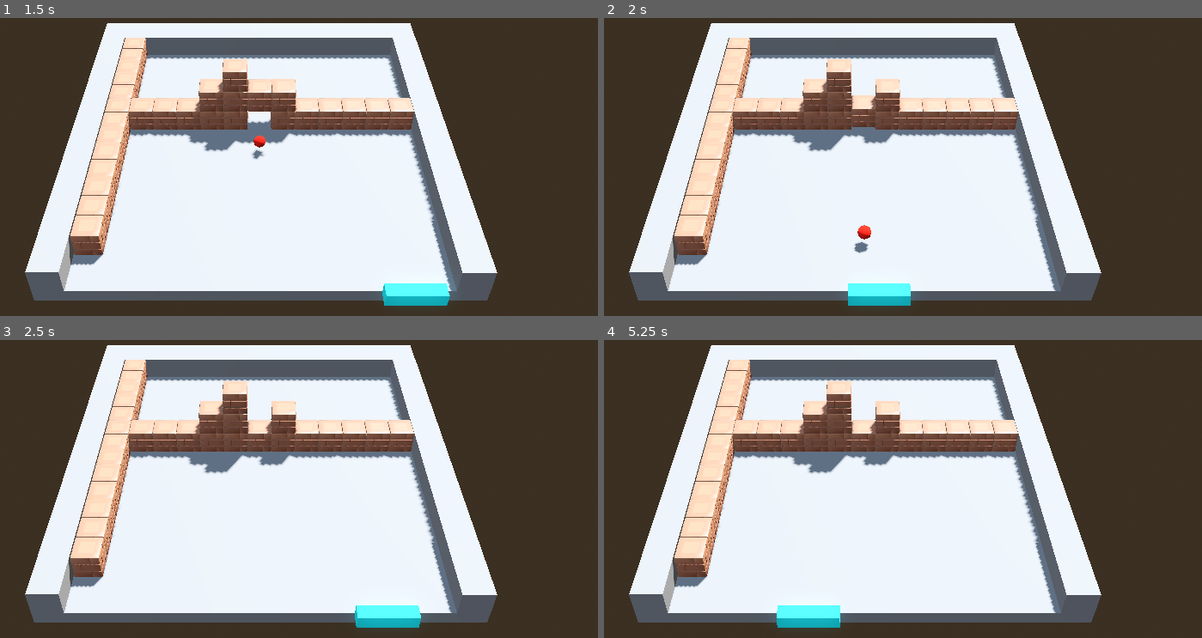
Above: before the commit, frames 1-4 (two rows, left to right).
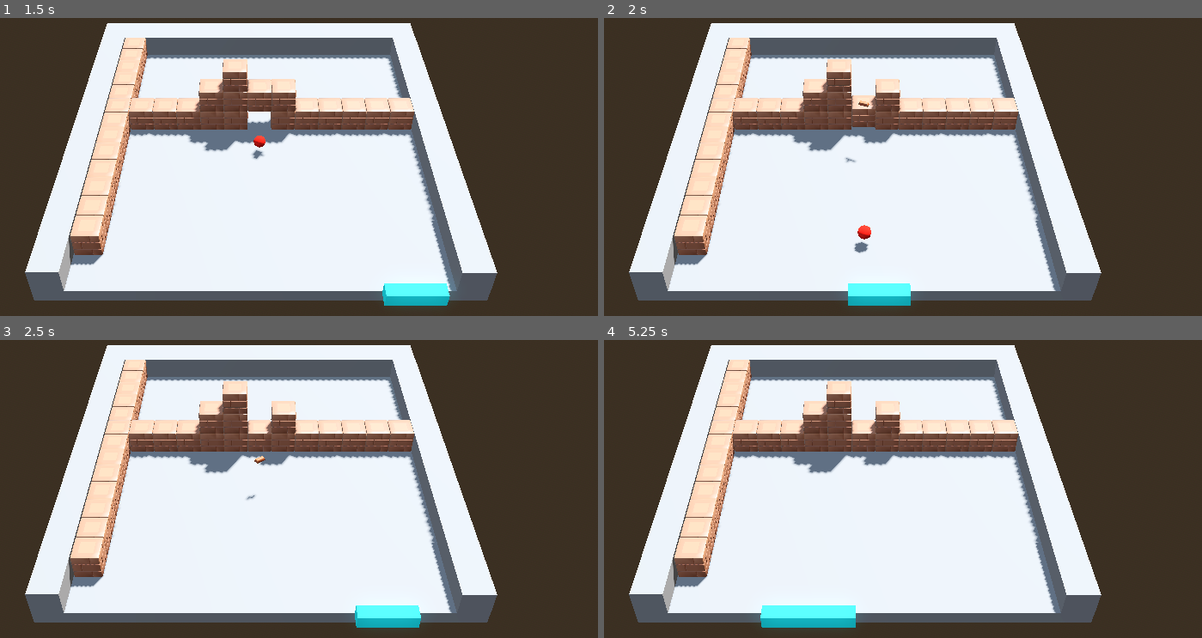
Above: after the commit, the same moments.

Repository: marrqqss/VJ-3D-Game
Game: Godot game, scene res://scenes/main.tscn
Two runs of this game, one before a commit and one after it. Both use one fixed random seed, a clock stepped at 60 frames per second and the inputs below.
Inputs:
- Up to frame 1 (1.5 s): tap Enter (ui_accept) at 0.5, 0.77 s; hold Right (ui_right) 0.53-1.28 s; hold Left (ui_left) from 1.28 s (still down)
- Up to frame 2 (2 s): keep holding Left (ui_left); tap Enter (ui_accept) at 1.52 s
- Up to frame 3 (2.5 s): release Left (ui_left) at 2.03 s; hold Right (ui_right) from 2.03 s (still down)
- Up to frame 4 (5.25 s): tap Enter (ui_accept) at 3.02, 3.77, 4.52 s; release Right (ui_right) at 3.53 s; hold Left (ui_left) from 3.53 s (still down)

Frame 1 is identical in both runs. In frame 2, less than 0.1% of the frame differs, in the area x 40-45%, y 27-49%; in frame 3, less than 0.1%; in frame 4, 0.4%, in the area x 26-43%, y 89-97%.

Commit message:
add powerUp extend paddle

Diff:
--- /dev/null
+++ b/power_up.gd
@@ -0,0 +1,35 @@
+extends Area3D
+
+@export var fall_speed: float = 5.0
+@export var rotation_speed: float = 2.0
+@export var powerup_type: String = "expand_paddle"
+
+func _ready() -> void:
+	add_to_group("powerups")
+	body_entered.connect(Callable(self, "_on_body_entered"))
+
+func _process(delta: float) -> void:
+	# Mover hacia la paleta en Z positivo (ajusta según tu escena)
+	global_transform.origin.z += fall_speed * delta
+
+	# Rotación para efecto visual
+	rotate_y(rotation_speed * delta)
+
+	# Eliminar si cae fuera del área
+	if global_transform.origin.z > 10.0:
+		queue_free()
+
+func _on_body_entered(body: Node) -> void:
+	if body.is_in_group("Player"):
+		apply_powerup(body)
+		queue_free()
+
+func apply_powerup(player: Node) -> void:
+	# Implementa el efecto según el tipo
+	match powerup_type:
+		"expand_paddle":
+			player.scale.x = 1.5
+			# Opcional: temporizador para revertir
+			var timer = get_tree().create_timer(10.0)
+			timer.timeout.connect(func(): player.scale.x = 1.0)
+		# Añade más tipos según necesites
--- /dev/null
+++ b/scenes/power_up.tscn
@@ -0,0 +1,16 @@
+[gd_scene load_steps=4 format=3 uid="uid://bse80xgopkujb"]
+
+[ext_resource type="Script" uid="uid://o8vgsjlgsiow" path="res://scripts/power_up.gd" id="1_ig136"]
+[ext_resource type="PackedScene" uid="uid://l174auflss4l" path="res://assets/resource/Copper_Bar.gltf" id="2_6iuya"]
+
+[sub_resource type="BoxShape3D" id="BoxShape3D_uk6or"]
+size = Vector3(0.414837, 0.255554, 0.811432)
+
+[node name="powerUp" type="Area3D"]
+script = ExtResource("1_ig136")
+
+[node name="CollisionShape3D" type="CollisionShape3D" parent="."]
+transform = Transform3D(1, 0, 0, 0, 1, 0, 0, 0, 1, -0.000810623, 0.124298, -0.00184631)
+shape = SubResource("BoxShape3D_uk6or")
+
+[node name="Copper_Bar2" parent="." instance=ExtResource("2_6iuya")]
--- a/scripts/block.gd
+++ b/scripts/block.gd
@@ -1,13 +1,11 @@
 extends RigidBody3D
 
 @onready var detector := $HitDetector
+@export var powerup_chance: float = 0.3 # 30% de probabilidad de spawneo
 
 func _ready() -> void:
 	add_to_group("blocks")
-
 	gravity_scale = 1
-
-	# Connect the Area3D signal
 	detector.body_entered.connect(Callable(self, "_on_body_entered"))
 
 func _on_body_entered(body: Node) -> void:
@@ -15,6 +13,20 @@
 		return
 
 	print("ball")
+	var my_pos: Vector3 = global_transform.origin
 
-	var my_pos: Vector3 = global_transform.origin
+	# Añade probabilidad de generar power-up
+	if randf() < powerup_chance:
+		spawn_powerup(my_pos)
+
 	queue_free()
+
+func spawn_powerup(pos: Vector3) -> void:
+	var powerup_scene = load("res://scenes/power_up.tscn")
+	var powerup = powerup_scene.instantiate()
+
+	# Posiciona el powerup en la ubicación del bloque
+	powerup.global_transform.origin = pos
+
+	# Añade el powerup a la escena actual
+	get_tree().current_scene.add_child(powerup)
--- /dev/null
+++ b/scripts/power_up.gd
@@ -0,0 +1,62 @@
+extends Area3D
+
+@export var fall_speed: float = 5.0
+@export var rotation_speed: float = 2.0
+@export var powerup_type: String = "expand_paddle"
+
+# Variables para el efecto de rebote
+@export var initial_bounce_height: float = 10.0
+@export var bounce_damping: float = 0.6
+var y_velocity: float = 0.0
+var bounce_gravity: float = 15.0
+var is_bouncing: bool = true
+var original_y: float = 0.0
+
+func _ready() -> void:
+	add_to_group("powerups")
+	body_entered.connect(Callable(self, "_on_body_entered"))
+
+	# Guardar posición Y inicial y dar impulso hacia arriba
+	original_y = global_transform.origin.y
+	y_velocity = initial_bounce_height
+
+func _process(delta: float) -> void:
+	# Aplicar rotación visual
+	rotate_y(rotation_speed * delta)
+
+	if is_bouncing:
+		# Simular gravedad
+		y_velocity -= bounce_gravity * delta
+
+		# Actualizar posición Y
+		global_transform.origin.y += y_velocity * delta
+
+		# Detectar rebote con el "suelo"
+		if global_transform.origin.y <= original_y:
+			global_transform.origin.y = original_y
+			y_velocity = -y_velocity * bounce_damping
+
+			# Si el rebote es muy pequeño, detener el efecto
+			if abs(y_velocity) < 0.5:
+				is_bouncing = false
+				global_transform.origin.y = original_y
+
+	# Siempre mover hacia la paleta (en Z)
+	global_transform.origin.z += fall_speed * delta
+
+	# Eliminar si cae fuera del área
+	if global_transform.origin.z > 17.0:
+		queue_free()
+
+func _on_body_entered(body: Node) -> void:
+	if body.is_in_group("Player"):
+		apply_powerup(body)
+		queue_free()
+
+func apply_powerup(player: Node) -> void:
+	match powerup_type:
+		"expand_paddle":
+			player.scale.x = 1.5
+			var timer = get_tree().create_timer(20.0)
+			timer.timeout.connect(func(): player.scale.x = 1.0)
+		# Añade más tipos según necesites
Not shown, added: power_up.gd.uid
Not shown, added: scripts/power_up.gd.uid
